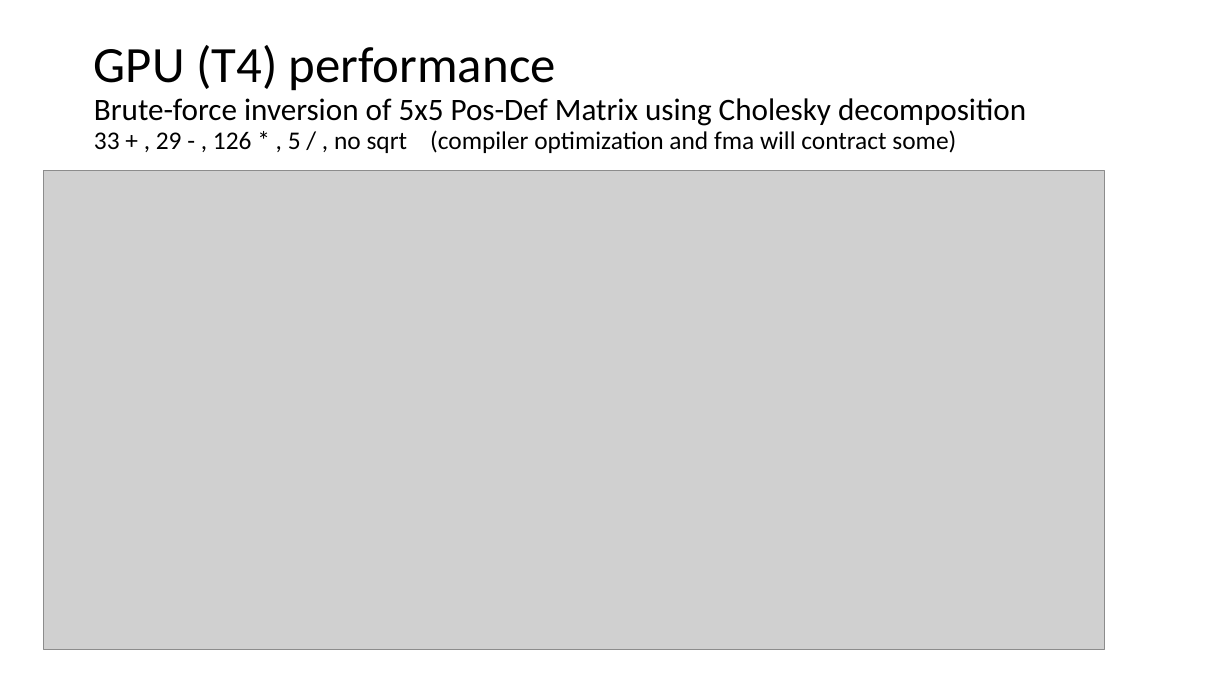
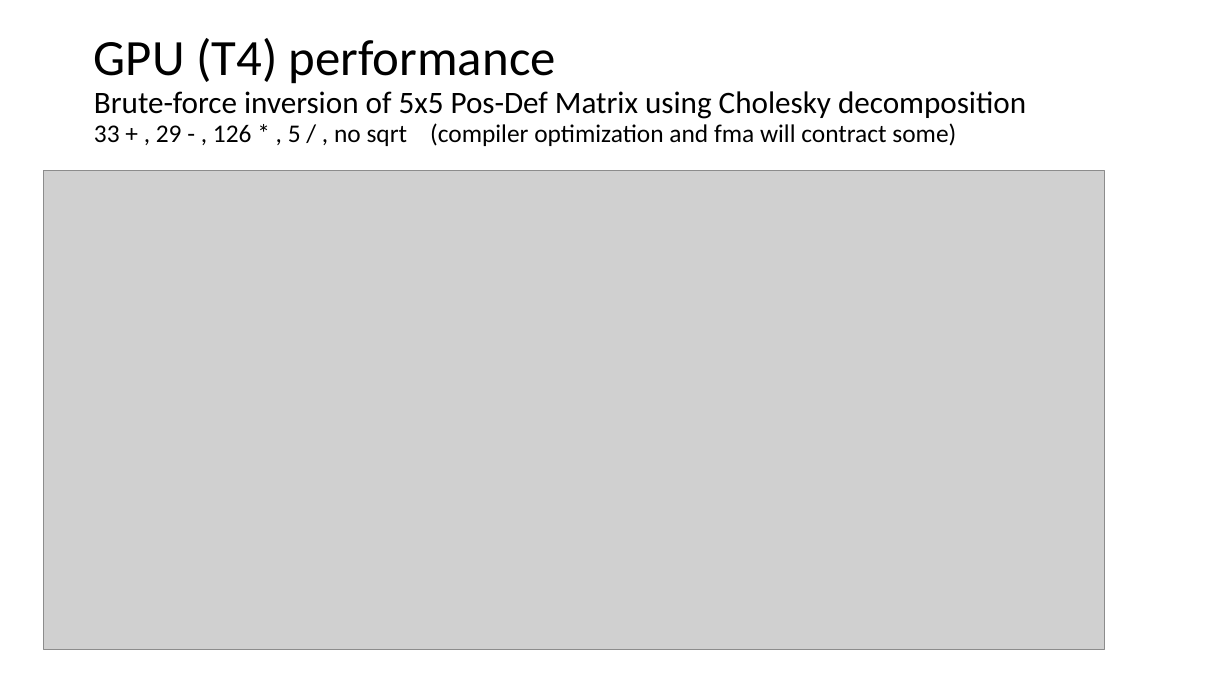
Before and after one commit to VinInn/FPCourse, a slide deck: slide 48 of Slides/FPforScientist.pptx. Drawn at 1232x693 pixels with LibreOffice and Linux fonts; fonts in the diff are those of the drawing; grey boxes stand for pictures. Boxes give left, top, right and bottom in pixels: in the first picture for what was removed or moved away, otherwise in the second. Text is boxed around its words. In the diff, an @@ line names an element or a change of style, - is before the commit and + after.

```diff
--- a/Slides/FPforScientist.pptx
+++ b/Slides/FPforScientist.pptx
@@ title "GPU (T4) performance Brute-force inversion ...": place and size @@
-title "GPU (T4) performance Brute-force inversion ..." at (94, 45, 1026, 153)
+title "GPU (T4) performance Brute-force inversion ..." at (94, 38, 1026, 146)
```
Also in this commit, not shown: 10 other slides changed, 1 slide added.
